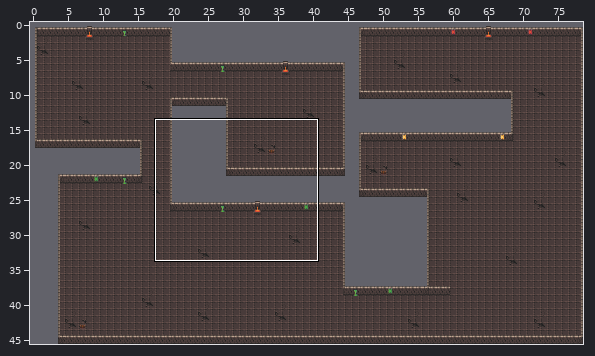
A Tiled map gets an edit: resources/dungeon-01.tmx. Above, an overview of the earlier version with the close-up marked.
Close-up. Before:
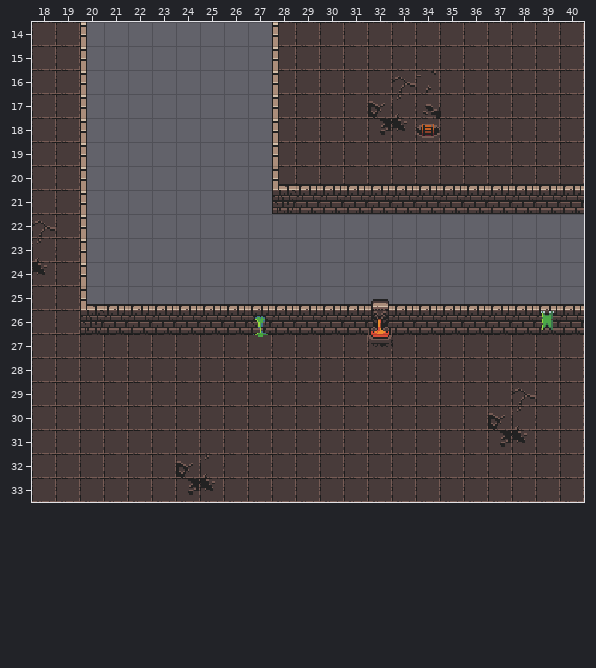
Cells are 16x16 px. Shown: x 18..40, y 14..33. The commit also changed other parts of the map, which this record leaves out.
After the commit:
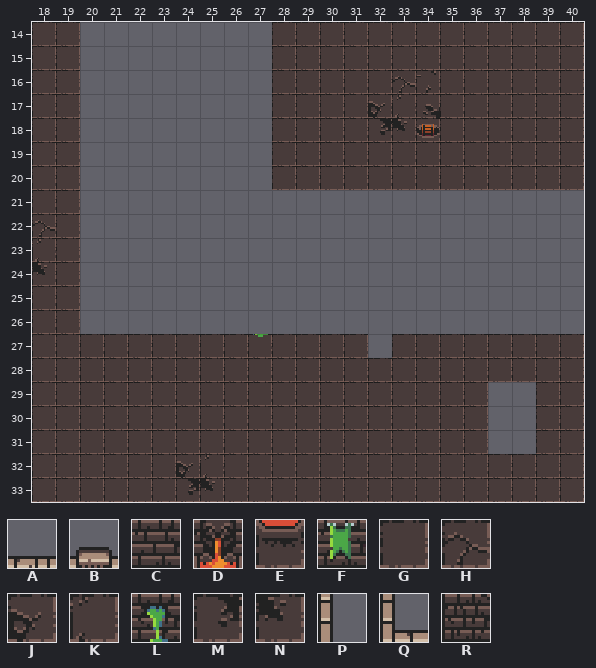
Key: from "dungeon": A 2, B 4, C 34, D 36, E 68, F 97, G 129, H 130, J 161, K 162, L 164, M 193, N 194, P 257, Q 290, R 322.
_ is an empty cell.
Difference:
Layer "Walls" (now hidden):
Tile A is gone in row 20 at x 29 to 40; in row 25 at x 21 to 31 and 33 to 40.
Tile B is gone in row 25 at x 32.
Tile C is gone in row 21 at x 29 to 40; in row 26 at x 21 to 26, 28 to 31, 33 to 38 and 40.
Tile D is gone in row 26 at x 32.
Tile E is gone in row 27 at x 32.
Tile F is gone in row 26 at x 39.
Tile G is gone in row 29 at x 37.
Tile H is gone in row 29 at x 38.
Tile J is gone in row 30 at x 37.
Tile K is gone in row 30 at x 38.
Tile L is gone in row 26 at x 27.
Tile M is gone in row 31 at x 37.
Tile N is gone in row 31 at x 38.
Tile P is gone in rows 14 to 19 at x 20 and 28; in rows 20 to 24 at x 20.
Tile Q is gone in row 20 at x 28; in row 25 at x 20.
Tile R is gone in row 21 at x 28; in row 26 at x 20.
